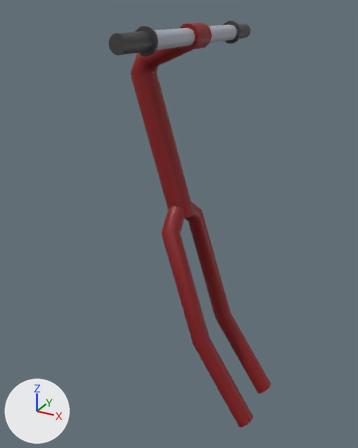
The FBX model Assets/Models/Meshes/Fork.fbx: old version first, new version second.
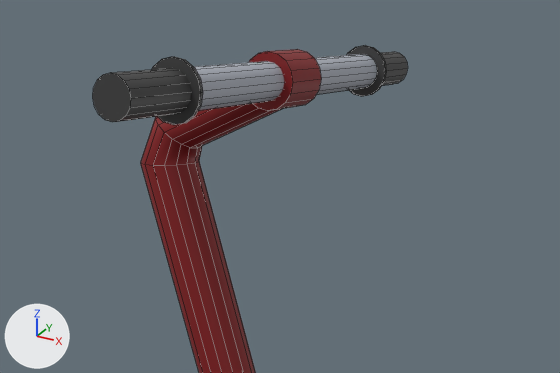
Each version appears first whole from a camera (50 mm lens) standing at (0.354, -0.697, 0.212) and looking at (-0.021, -0.013, -0.129), and next in a close-up on the part from 19% to 89% of the width and 0% to 38% of the height. Lighting does not change. The marker at lower left points along +X, +Y and +Z. The close-ups show mesh edges as thin lines. Where no turn or scale is listed for an object, it has been applied to the vertices. Vertices at the same position are counted once.

In view in the first close-up: 'Fork'.
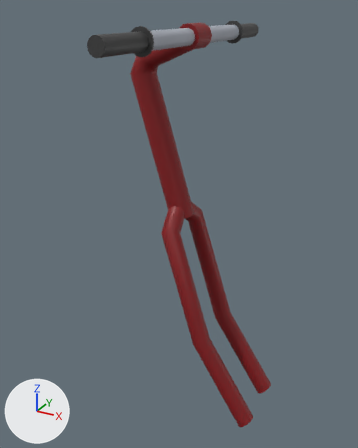
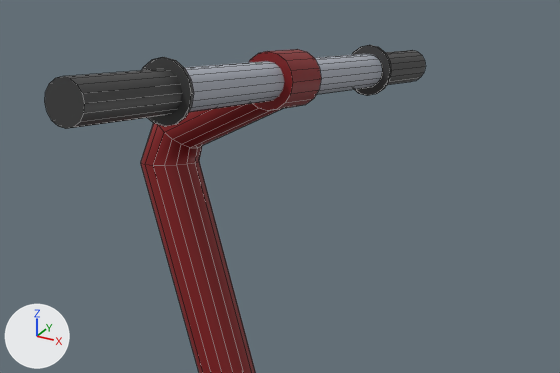
Scene script edits in JSON lines:
```json
{"block": "me_fork", "where": "me_fork.from_pydata(...)  # 351 vertices, 256 faces; spans x -0.115..0.146, y -0.196..0.195, z -0.48..0.19"}
{"block": "me_fork", "where": "# used by ob_fork; location = (0.0, 0.0, 0.0)"}
{"block": "me_fork", "change": "me_fork part 1: the loose piece of 32 vertices spanning x -0.021..0.016, y -0.136..-0.134, z 0.154..0.19 is moved by (0.0, -0.01, 0.0)"}
{"block": "me_fork", "change": "me_fork part 2: the loose piece of 32 vertices spanning x -0.021..0.016, y 0.133..0.135, z 0.154..0.19 is moved by (0.0, 0.01, 0.0)"}
{"block": "me_fork", "change": "me_fork part 3: all 16 vertices in x -0.015..0.01, y -0.196, z 0.16..0.184 are moved by (0.0, -0.04, 0.0)"}
{"block": "me_fork", "change": "me_fork part 4: all 16 vertices in x -0.015..0.01, y -0.133, z 0.16..0.184 are moved by (0.0, -0.01, 0.0)"}
{"block": "me_fork", "change": "me_fork part 5: all 16 vertices in x -0.015..0.01, y 0.132, z 0.16..0.184 are moved by (0.0, 0.01, 0.0)"}
{"block": "me_fork", "change": "me_fork part 6: all 16 vertices in x -0.015..0.01, y 0.195, z 0.16..0.184 are moved by (0.0, 0.04, 0.0)"}
```

Changed parts and their boxes [x1, y1, x2, y2] in the close-ups (560 x 373 px; the box of a moved part takes in the faces that stretch with it):
```json
{"object": "Fork", "change": "reshaped", "before": [93, 45, 408, 373], "after": [45, 45, 425, 373]}
{"part": 1, "of": "me_fork", "change": "moved or reshaped", "before": [151, 57, 203, 125], "after": [142, 57, 194, 126]}
{"part": 2, "of": "me_fork", "change": "moved or reshaped", "before": [347, 45, 386, 96], "after": [352, 45, 391, 96]}
{"part": 3, "of": "me_fork", "change": "moved or reshaped", "before": [93, 73, 131, 122], "after": [45, 76, 84, 129]}
{"part": 4, "of": "me_fork", "change": "moved or reshaped", "before": [113, 68, 191, 122], "after": [63, 69, 182, 129]}
{"part": 5, "of": "me_fork", "change": "moved or reshaped", "before": [195, 54, 377, 111], "after": [184, 54, 382, 112]}
{"part": 6, "of": "me_fork", "change": "moved or reshaped", "before": [365, 52, 408, 87], "after": [372, 50, 425, 85]}
```
